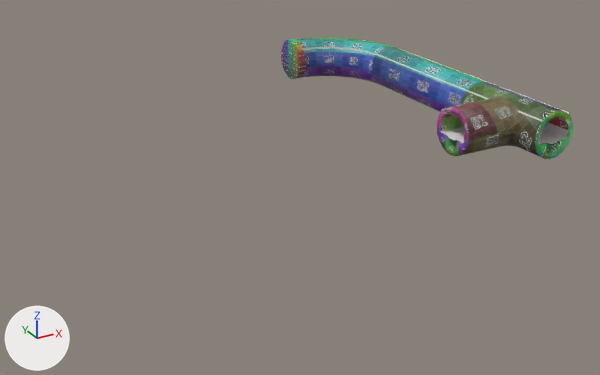
Two versions of the Blender file ART/Modular Sewers.blend, one commit apart.
Both versions are drawn from a camera (50 mm lens) standing at (-67.2, -86.0, 32.0) and looking at (-24.4, -8.3, -6.8). The lights are fixed; the arrows at lower left show +X, +Y and +Z. The first picture is the older version. Objects named as collision shapes, trigger or cutter boxes, shadow casters or lower levels of detail are left out.

The scene before the commit, as lines of its bpy script (objects in view):
```python
me_cylinder = bpy.data.meshes.new('Cylinder')
me_cylinder.from_pydata(...)  # 832 vertices, 832 faces; spans x -10.0..2.84, y 0.0..12.84, z -2.84..2.84
me_cylinder.polygons.foreach_set('use_smooth', [True] * 832)
me_cylinder.materials.append(mat_material_001)  # picture img_untitled
me_cylinder_002 = bpy.data.meshes.new('Cylinder.002')
me_cylinder_002.from_pydata(...)  # 128 vertices, 128 faces; spans x -2.8..2.8, y 0.0..20.0, z -2.8..2.8
me_cylinder_002.polygons.foreach_set('use_smooth', [True] * 128)
me_cylinder_002.materials.append(mat_material_001)  # picture img_untitled
me_cylinder_018 = bpy.data.meshes.new('Cylinder.018')
me_cylinder_018.from_pydata(...)  # 1036 vertices, 1025 faces; spans x -9.23..2.84, y -6.43..6.43, z -1.67..4.01
me_cylinder_018.materials.append(mat_material_001)  # picture img_untitled
ob_sewerstraight = bpy.data.objects.new('SewerStraight', me_cylinder_002)
ob_sewerstraight.location = (0.0, -10.0, 0.0)
ob_sewert_001 = bpy.data.objects.new('SewerT.001', me_cylinder_018)
ob_sewert_001.location = (0.0, -16.43, -1.17)
ob_sewerturn = bpy.data.objects.new('SewerTurn', me_cylinder)
ob_sewerturn.location = (0.0, 10.0, 0.0)
# also in view: 'TCollision -col' at (-3.6, -16.4, 0.6); 'SewerCap' at (-10.0, 20.0, 0.0)
```
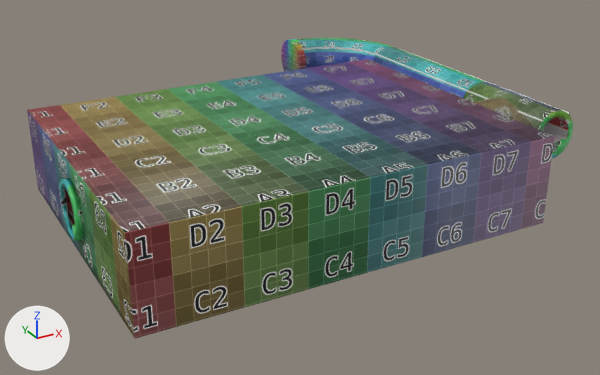
What differs and where, as boxes (x1, y1, x2, y2) in the pictures (600 x 375 px):
'BigRoom', added
    after: (27, 59, 554, 338)

The change, as a list of edits to the scene's bpy script:
```text
Add me_cylinder_001:
    me_cylinder_001.from_pydata(...)  # 288 vertices, 320 faces; spans x -21.8..21.8, y -15.1..17.5, z -4.6..4.6
    me_cylinder_001.polygons.foreach_set('use_smooth', [True] * 320)
    me_cylinder_001.materials.append(mat_material_001)  # picture img_untitled
Add ob_bigroom:
    ob_bigroom = bpy.data.objects.new('BigRoom', me_cylinder_001)
    ob_bigroom.location = (-30.99, -17.0, 0.0)
```
